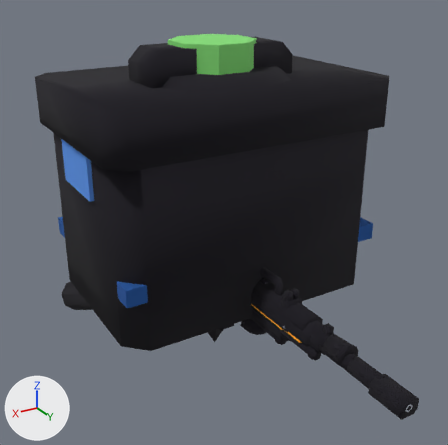
An edit to the glTF model Source/assets/fps-weapons.glb, drawn before and after from the same camera.
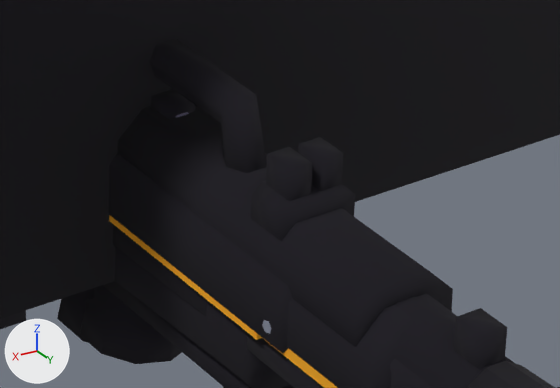
Each version appears first whole from a 50 mm lens placed at (0.718, 1.246, 0.751), pointed at (-0.018, 0.02, 0.138), and next in a close-up on the part from 51% to 77% of the width and 58% to 76% of the height. The axes (+X, +Y, +Z) are drawn at lower left. The lights are the same throughout. The last two pictures show the newer version. Vertices at exactly the same position are counted once.

Objects in the first close-up: 'PICKUP_Ammo', 'WPN_BRICK', 'WPN_BUZZ', 'WPN_HANDCANNON', 'WPN_LONGTOM', 'WPN_NEEDLE', 'WPN_RIVET', 'WPN_TRIPLET' and 1 more.
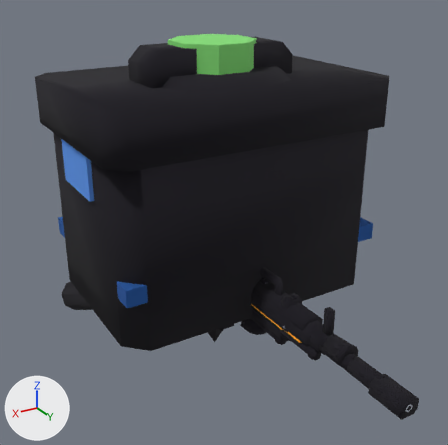
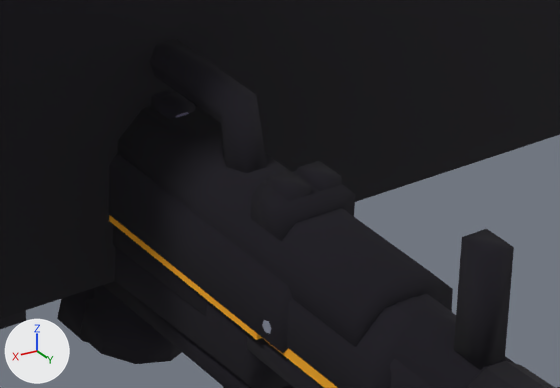
Boxes (x1, y1, x2, y2) around the edits, measured in the close-ups (560 x 388 px; the box of a moved part takes in the faces that stretch with it):
'WPN_RIVET', reshaped
    before: (108, 137, 355, 354)
    after: (108, 154, 355, 354)
part 1 of me_wpn_brick, moved or reshaped
    before: (454, 308, 507, 370)
    after: (454, 229, 514, 370)
part 2 of me_wpn_rivet, moved or reshaped
    before: (266, 137, 344, 201)
    after: (266, 161, 342, 201)

What changed in the scene script:
```text
Change me_wpn_brick:
    where me_wpn_brick.from_pydata(...)  # 1227 vertices, 2130 faces; spans x -0.033..0.042, y -0.342..0.516, z -0.106..0.12
    used by ob_wpn_brick; location = (0.0, 0.0, 0.0)
    me_wpn_brick part 1: the loose piece of 8 vertices spanning x -0.007..0.007, y 0.443..0.461, z 0.051..0.078 is scaled about its middle by (1, 1, 2.33), then moved by (0.0, 0.0, 0.02)
Change me_wpn_rivet:
    used by ob_wpn_rivet; location = (0.0, 0.0, 0.0)
    remove me_wpn_rivet.from_pydata(...)  # 1324 vertices, 2188 faces; spans x -0.031..0.033, y -0.32..0.503, z -0.106..0.097
    add me_wpn_rivet.from_pydata(...)  # 1324 vertices, 2188 faces; spans x -0.031..0.033, y -0.32..0.503, z -0.106..0.086
    me_wpn_rivet part 2: all 20 vertices in x -0.014..0.014, y 0.322..0.339, z 0.092..0.097 are moved by (0.0, 0.0, -0.012)
```
